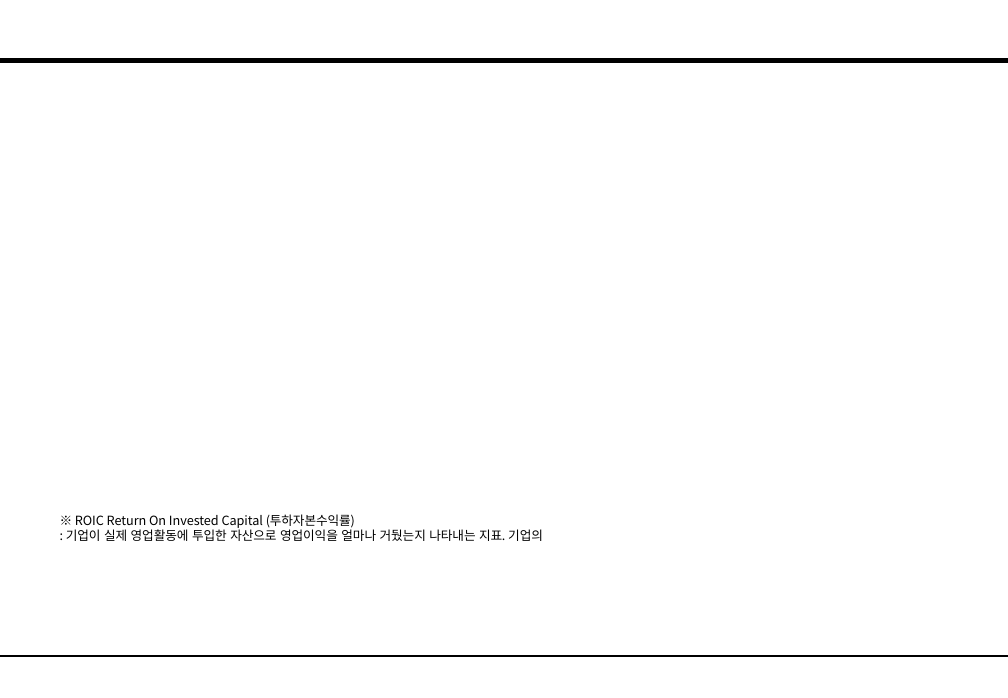
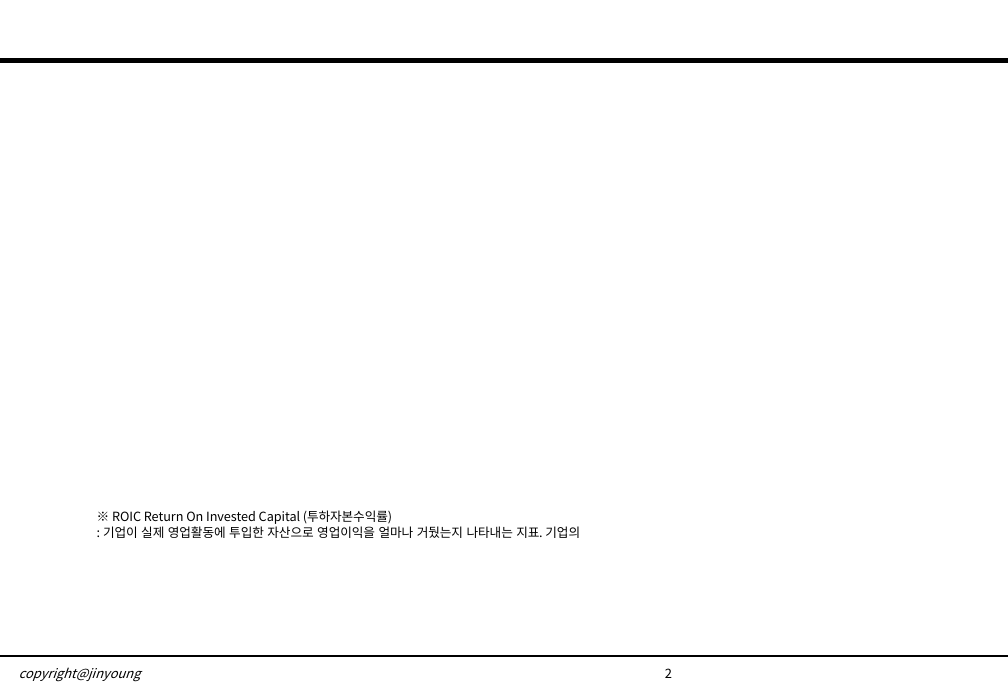
Before and after one commit to diligejy/ppt, a slide deck: slide 2 of report_write_skill/basic_template.pptx (slide 1 before the commit). Drawn at 1008x698 pixels with LibreOffice and Linux fonts; fonts in the diff are those of the drawing; background and template pictures are left out. Boxes give left, top, right and bottom in pixels: in the first picture for what was removed or moved away, otherwise in the second. Text is boxed around its words. In the diff, an @@ line names an element or a change of style, - is before the commit and + after.

```diff
--- a/report_write_skill/basic_template.pptx
+++ b/report_write_skill/basic_template.pptx
@@ text "※ ROIC Return On Invested ..." moved from (x1=66, y1=514, x2=543, y2=541) to (x1=103, y1=510, x2=580, y2=538) @@
@@ page number added at (x1=19, y1=667, x2=672, y2=682), 10 pt, text #000000, italic @@
+copyright@jinyoung 2
```
Also in this commit, not shown: 7 slides added, 7 slides removed.
